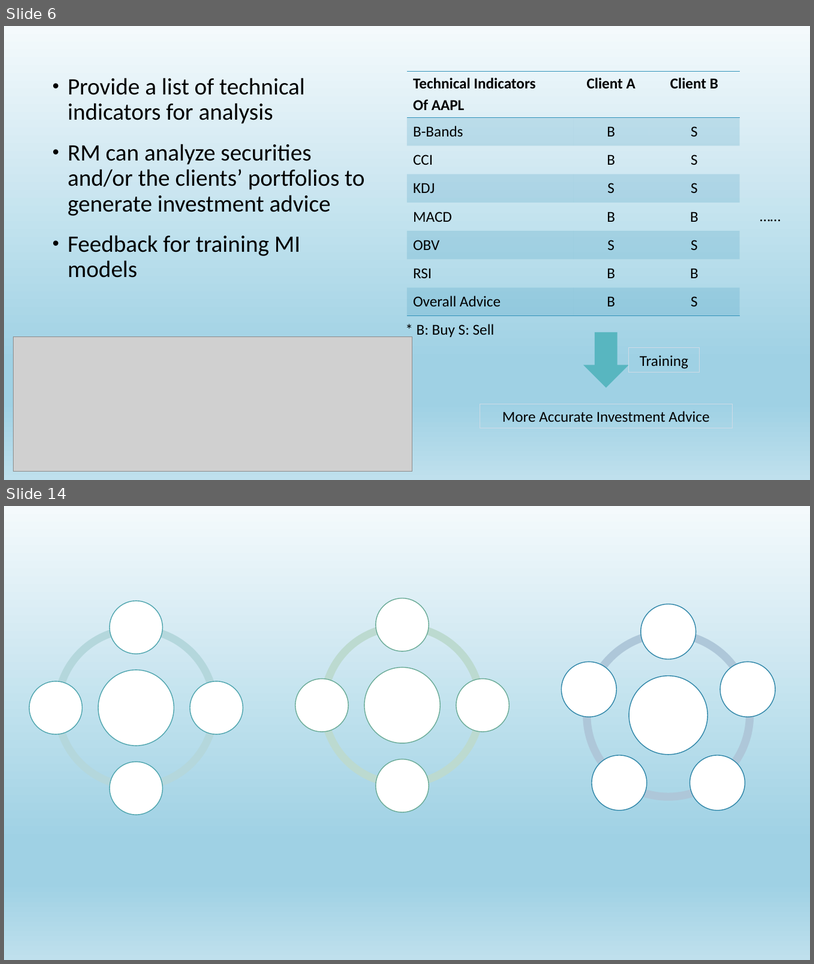
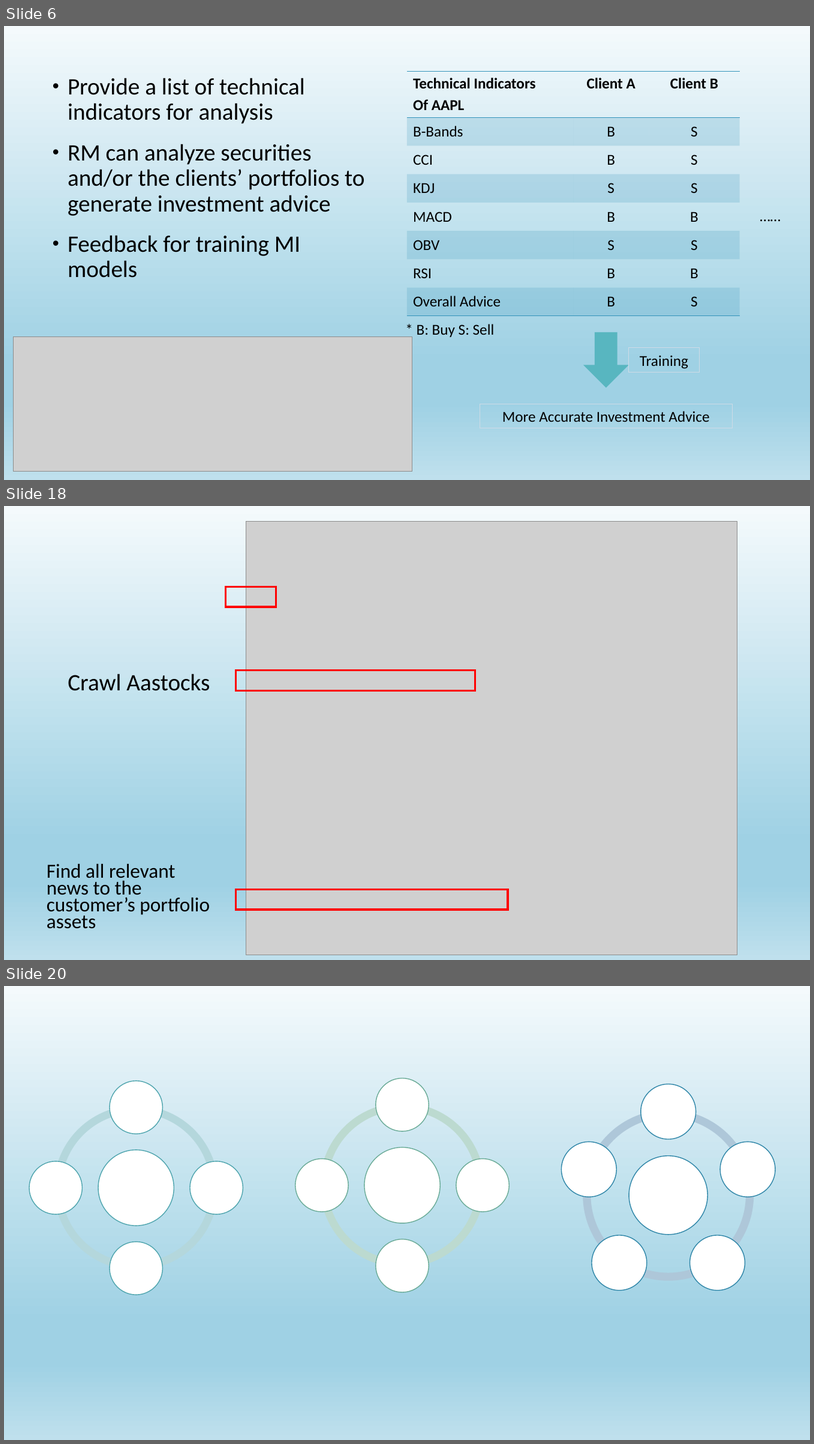
Before and after one commit to JaySiu/Investment-Information-Feed-System, a slide deck: doc/Project Idea Introdution.pptx. Shown one above the other, each under a label of ours: slides 6 and 14 before the commit, slides 6, 18 and 20 after it; the slides between them are not shown. The pictures are 814x964 and 814x1444 pixels, drawn with LibreOffice and Linux fonts; fonts in the diff are those of the drawing; grey boxes stand for pictures. Boxes give left, top, right and bottom in pixels: in the first picture for what was removed or moved away, otherwise in the second. Text is boxed around its words. In the diff, an @@ line names an element or a change of style, - is before the commit and + after.

Commit message:
map news to user portfolio

```diff
--- a/doc/Project Idea Introdution.pptx
+++ b/doc/Project Idea Introdution.pptx
@@ slide 18 added at (4,506,810,960), background gradient #F5F8FA to #EBF1F5 to #CEDBE6; not listed: 1 template element that a slide beside it also shows @@
@@ picture added at (246,521,738,955) @@
@@ rectangle added at (225,586,276,606), outline #FF0000 2.25 pt @@
@@ text added at (68,673,210,691), 28 pt, text #000000 @@
+Crawl Aastocks
@@ rectangle added at (236,670,476,690), outline #FF0000 2.25 pt @@
@@ text added at (47,864,210,928), 23.8 pt, text #000000 @@
+Find all relevant news to the customer’s portfolio assets
@@ rectangle added at (236,889,507,909), outline #FF0000 2.25 pt @@
@@ what was slide 14 is now slide 20 @@
```
Also in this commit, not shown: 12 slides changed, 5 other slides added, 12 other files.
